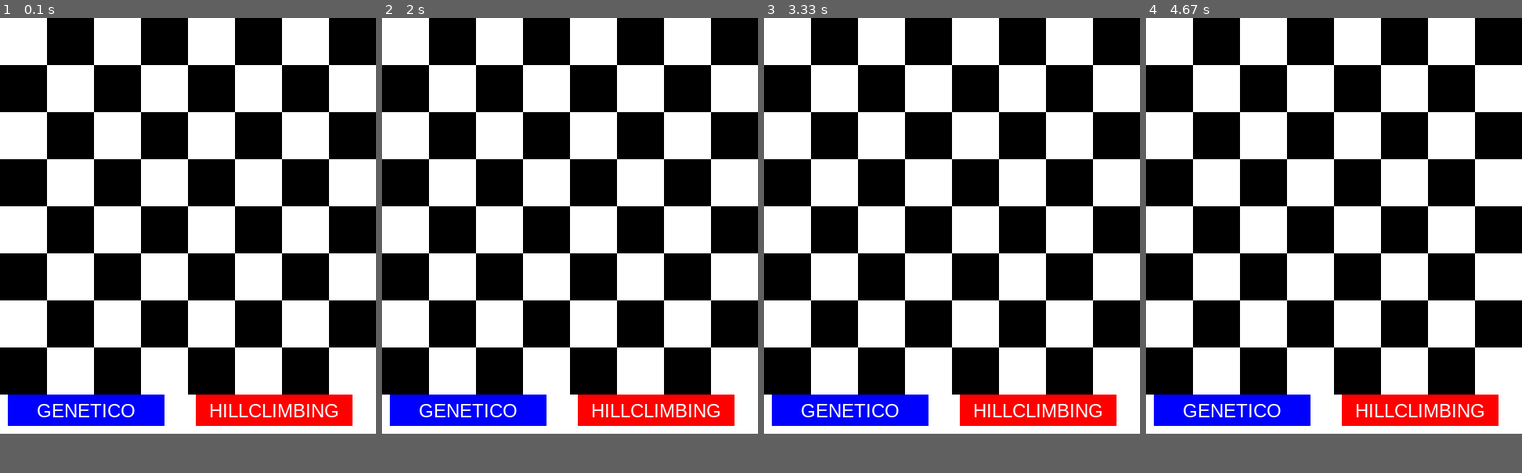
Above: before the commit, frames 1-4 (left to right).
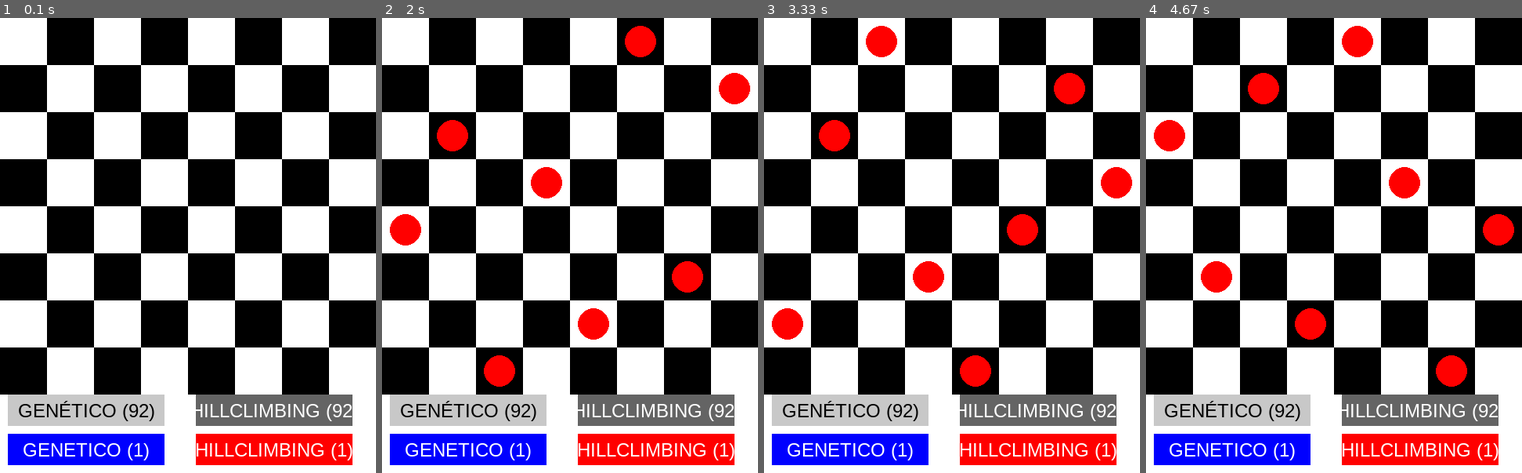
Above: after the commit, the same moments.

Repository: jabolobom/8queens-faculdade
Game: pygame game, started from main.py
Same seed, same stepped clock (60 frames per second), same inputs: the game is played once before the commit and once after it.
Inputs (mouse positions are in pixels of both pictures, inside the frame that each line leads up to):
- Up to frame 1 (0.1 s): no input
- Up to frame 2 (2 s): click (570, 245) at 0.38 s; click (656, 450) at 1.72 s, where only the run after the commit has a clickable "HILLCLIMBING (1)"
- Up to frame 3 (3.33 s): click (850, 450) at 2.05 s, where only the run after the commit has a clickable "GENETICO (1)"; click (850, 450) at 2.38 s, where only the run after the commit has a clickable "GENETICO (1)"
- Up to frame 4 (4.67 s): click (1420, 450) at 3.72 s, where only the run after the commit has a clickable "HILLCLIMBING (1)"
The window is 480x530 before the commit and 480x580 after it. Grey fills any space a smaller window leaves; there, only what the larger window draws over its background counts as a difference.

The runs differ from the first frame. In frame 1, 11% of the frame differs, in the area x 2-94%, y 82-99%; in frame 2, 15%, in the area x 2-98%, y 1-99%; in frame 3, 15%; in frame 4, 15%.

Commit message:
Update main.py

Diff:
--- a/main.py
+++ b/main.py
@@ -6,7 +6,7 @@
 TAM_CELULA = 60
 NUM_RAINHAS = 8
 LARGURA = TAM_CELULA * NUM_RAINHAS
-ALTURA = TAM_CELULA * NUM_RAINHAS + 50  # espaço extra para o botão
+ALTURA = TAM_CELULA * NUM_RAINHAS + 100
 BRANCO = (255, 255, 255)
 PRETO = (0, 0, 0)
 VERMELHO = (255, 0, 0)
@@ -65,33 +65,46 @@
     clock = pygame.time.Clock()
     clock.tick(60)
     screen.fill(BRANCO)
-    botao_genetico = botao(200, 40, 10, ALTURA - 50, AZUL, BRANCO, "GENETICO", genetico.algoritmo_genetico)
-    botao_hillclimbing = botao(200, 40, 250, ALTURA - 50, VERMELHO, BRANCO, "HILLCLIMBING", hillclimbing.solve)
+
+    botao_genetico = botao(200, 40, 10, ALTURA - 50, AZUL, BRANCO, "GENETICO (1)", genetico.algoritmo_genetico)
+    botao_hillclimbing = botao(200, 40, 250, ALTURA - 50, VERMELHO, BRANCO, "HILLCLIMBING (1)", hillclimbing.solve)
+    botao_genetico_92 = botao(200, 40, 10, ALTURA - 100, CINZA, PRETO, "GENÉTICO (92)", genetico.encontrar_92_solucoes_genetico)
+    botao_hillclimbing_92 = botao(200, 40, 250, ALTURA - 100, (100,100,100), (255,255,255), "HILLCLIMBING (92)", hillclimbing.encontrar_92_solucoes_hillclimbing)
+
 
     while True:
         for event in pygame.event.get():
             if event.type == pygame.QUIT:
                 pygame.quit()
                 sys.exit()
+
             elif event.type == pygame.MOUSEBUTTONDOWN:
                 resposta1 = botao_genetico.handle_click(event)
                 resposta2 = botao_hillclimbing.handle_click(event)
+                resposta3 = botao_genetico_92.handle_click(event)
+                resposta4 = botao_hillclimbing_92.handle_click(event)
+
+
+
                 if resposta1:
                     solucao_atual = resposta1
                 elif resposta2:
                     solucao_atual = [next(i for i in range(len(resposta2)) if resposta2[i][col] == 1) for col in range(NUM_RAINHAS)]
-                    # precisa dessa list comprehension pra poder inverter o resultado que saiu do algoritmo,
-                    # acabei fazendo o inverso do que "desenhar_rainhas()" precisa pra funcionar, como o outro algoritmo
-                    # retorna as rainhas no formato ideal, decidi por não reescrever nada e só resolver o problema inline mesmo.
-
+                elif resposta3:
+                    if isinstance(resposta3, list) and len(resposta3) > 0:
+                        solucao_atual = list(resposta3[0])  # Mostra a primeira das 92 soluções
+                elif resposta4:
+                    if isinstance(resposta4, list) and len(resposta4) > 0:
+                        solucao_atual = list(resposta4[0])  # Mostra a primeira solução encontrada pelo hill climbing
 
         desenhar_tabuleiro()
         desenhar_rainhas(solucao_atual)
         botao_genetico.draw()
         botao_hillclimbing.draw()
+        botao_genetico_92.draw()
+        botao_hillclimbing_92.draw()
+
         pygame.display.update()
-
-    sys.exit()
 
 if __name__ == "__main__":
     main()
